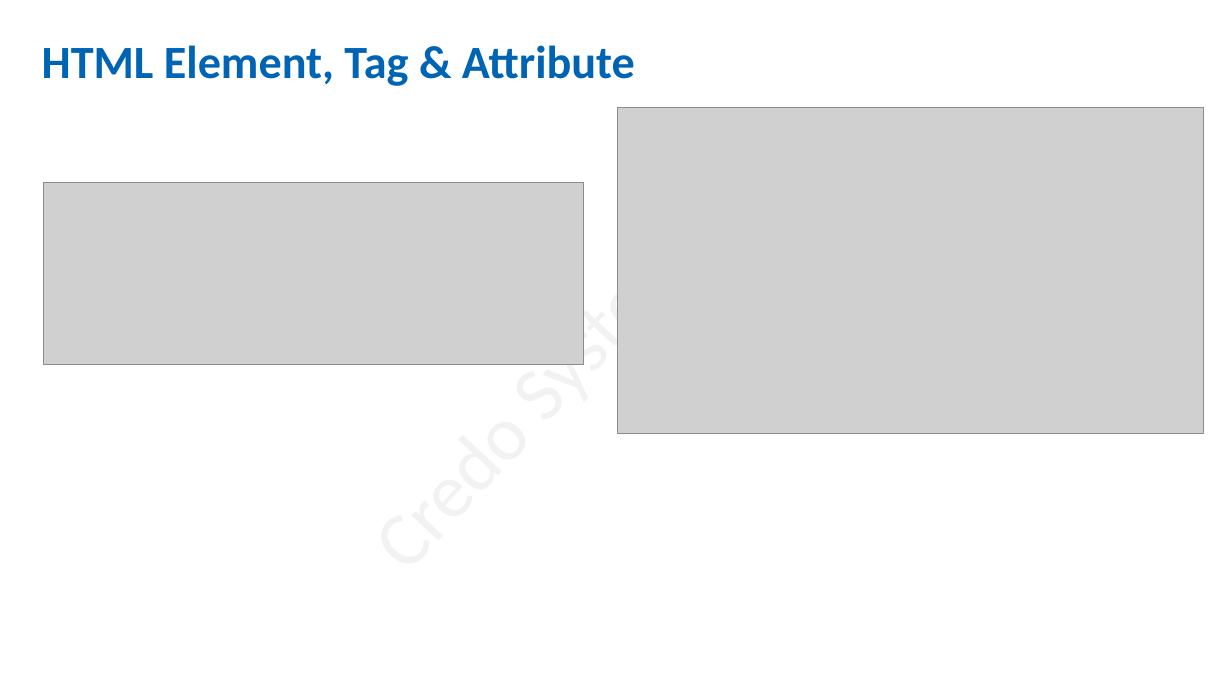
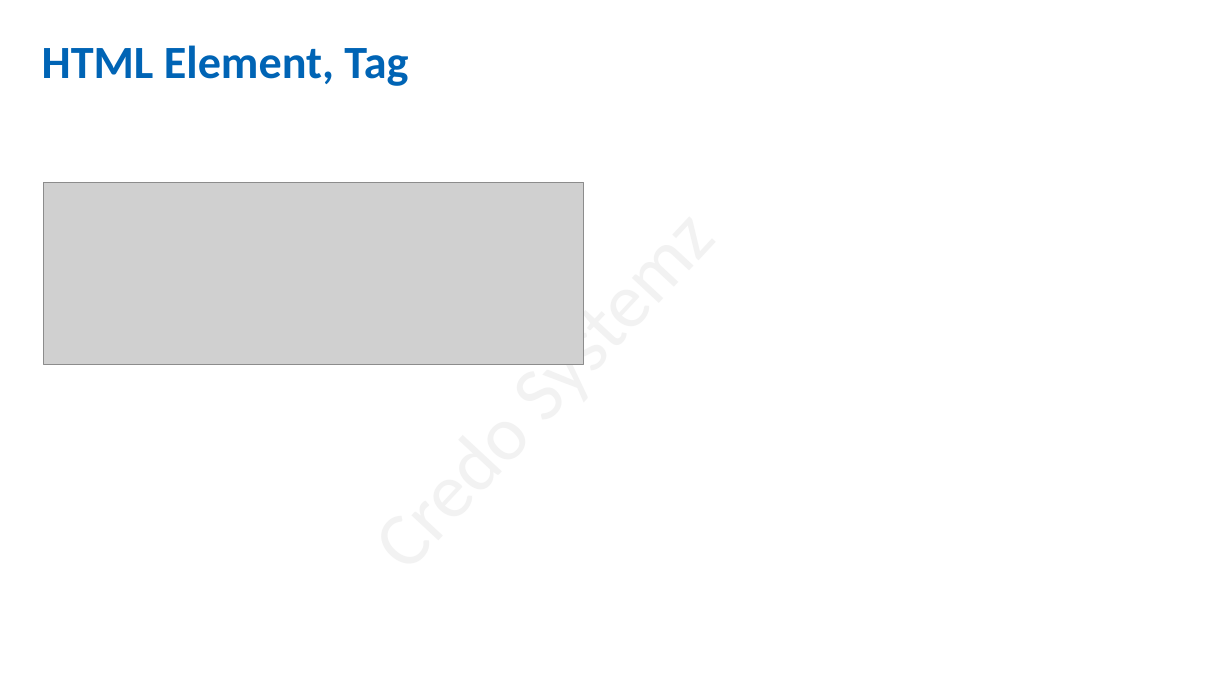
Before and after one commit to salman3009/newtownJuneBatch, a slide deck: slide 15 of June_Batch/16-06-22/html_16_06_22-lecture topics.pptx. Drawn at 1232x693 pixels with LibreOffice and Linux fonts; fonts in the diff are those of the drawing; grey boxes stand for pictures. Boxes give left, top, right and bottom in pixels: in the first picture for what was removed or moved away, otherwise in the second. Text is boxed around its words. In the diff, an @@ line names an element or a change of style, - is before the commit and + after.

Commit message:
updated code

```diff
--- a/June_Batch/16-06-22/html_16_06_22-lecture topics.pptx
+++ b/June_Batch/16-06-22/html_16_06_22-lecture topics.pptx
@@ text at bbox=[42, 45, 408, 86]: text changed @@
-HTML Element, Tag & Attribute
+HTML Element, Tag
@@ picture removed at bbox=[617, 108, 1204, 433] @@
```
Also in this commit, not shown: 2 other slides changed, 2 slides added.
